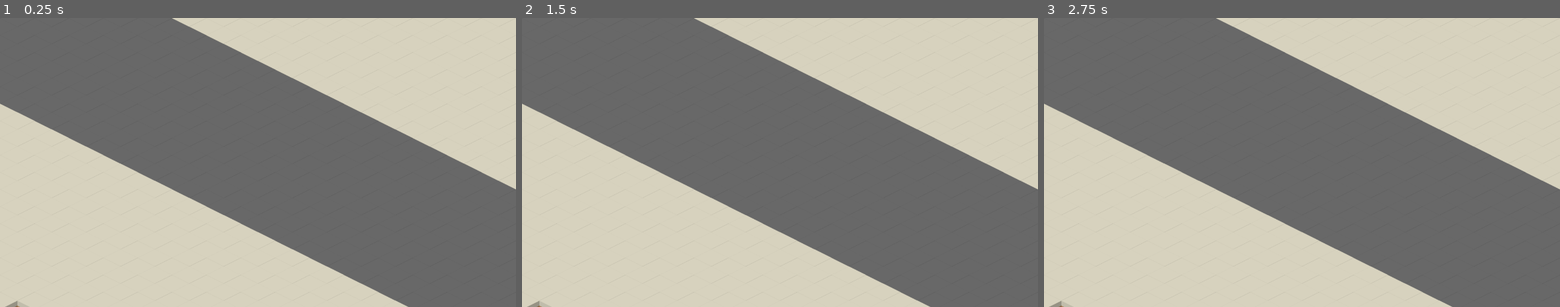
Above: before the commit, frames 1-3 (left to right).
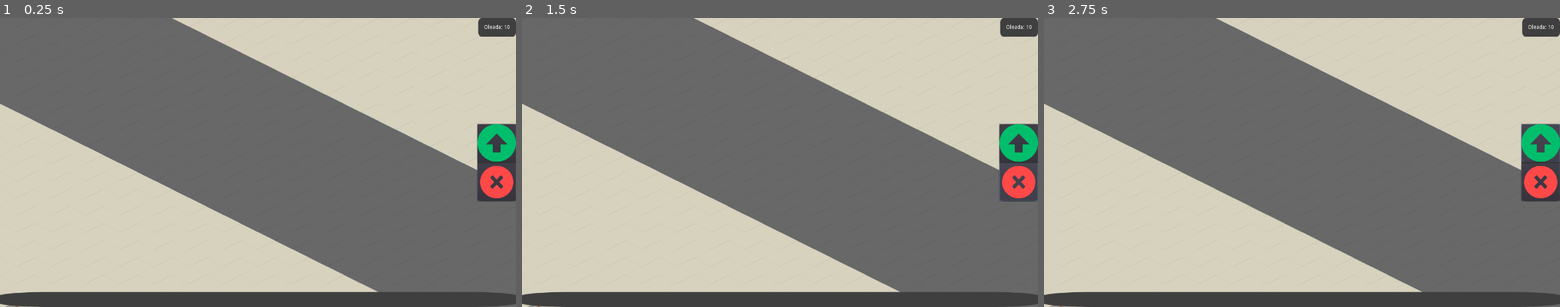
Above: after the commit, the same moments.

Repository: paola0298/CEvsEstudiantes
Game: Godot game, scene res://scenes/Map.tscn
Same seed, same stepped clock (60 frames per second), same inputs: the game is played once before the commit and once after it. This scene is started directly instead of the project's main scene.
Inputs (mouse positions are in pixels of both pictures, inside the frame that each line leads up to):
- Up to frame 1 (0.25 s): no input
- Up to frame 2 (1.5 s): click (1017, 142) at 0.52 s; click (1017, 182) at 1.27 s
- Up to frame 3 (2.75 s): click (1539, 142) at 2.02 s

The runs differ from the first frame. In frame 1, 7.7% of the frame differs, in the area x 0-100%, y 0-100%; in frame 2, 7.7%; in frame 3, 7.7%.

Commit message:
Main screen gui

Diff:
--- a/godot-project/scenes/GUI.tscn
+++ /dev/null
@@ -1,58 +0,0 @@
-[gd_scene format=2]
-
-[node name="GUI" type="Control"]
-anchor_right = 1.0
-anchor_bottom = 1.0
-
-[node name="DefensesContainer" type="MarginContainer" parent="."]
-anchor_top = 1.0
-anchor_right = 1.0
-anchor_bottom = 1.0
-margin_top = -40.0
-custom_constants/margin_right = 20
-custom_constants/margin_top = 20
-custom_constants/margin_left = 20
-custom_constants/margin_bottom = 20
-
-[node name="Background" type="NinePatchRect" parent="DefensesContainer"]
-margin_left = 20.0
-margin_top = 20.0
-margin_right = 1346.0
-margin_bottom = 20.0
-
-[node name="HBoxContainer" type="HBoxContainer" parent="DefensesContainer"]
-margin_left = 20.0
-margin_top = 20.0
-margin_right = 1346.0
-margin_bottom = 20.0
-
-[node name="ActionsContainer" type="VBoxContainer" parent="."]
-anchor_left = 1.0
-anchor_top = 0.5
-anchor_right = 1.0
-anchor_bottom = 0.5
-margin_left = -40.0
-margin_top = -20.0
-margin_bottom = 20.0
-
-[node name="WaveContainer" type="CenterContainer" parent="."]
-anchor_left = 1.0
-anchor_right = 1.0
-margin_left = -89.0
-margin_bottom = 20.0
-
-[node name="MarginContainer" type="MarginContainer" parent="WaveContainer"]
-margin_right = 89.0
-margin_bottom = 34.0
-custom_constants/margin_right = 10
-custom_constants/margin_top = 10
-custom_constants/margin_left = 10
-custom_constants/margin_bottom = 10
-
-[node name="WaveCounter" type="Label" parent="WaveContainer/MarginContainer"]
-margin_left = 10.0
-margin_top = 10.0
-margin_right = 79.0
-margin_bottom = 24.0
-text = "Oleada: 10"
-valign = 1
--- a/godot-project/scenes/Map.tscn
+++ b/godot-project/scenes/Map.tscn
@@ -1,6 +1,7 @@
-[gd_scene load_steps=2 format=2]
+[gd_scene load_steps=3 format=2]
 
 [ext_resource path="res://tilesets/tileset_01.tres" type="TileSet" id=1]
+[ext_resource path="res://scenes/game_gui/GUI.tscn" type="PackedScene" id=2]
 
 [node name="Map" type="Node2D"]
 
@@ -11,3 +12,8 @@
 cell_size = Vector2( 130, 65 )
 format = 1
 tile_data = PoolIntArray( -1048561, 1, 0, -1048560, 1, 0, -983027, 1, 0, -983026, 1, 0, -983025, 1, 0, -983024, 1, 0, - …(8393 unchanged characters)…
+
+[node name="GUI" parent="." instance=ExtResource( 2 )]
+anchor_right = 0.0
+anchor_bottom = 0.0
+rect_min_size = Vector2( 1366, 768 )
--- /dev/null
+++ b/godot-project/scenes/game_gui/GUI.tscn
@@ -0,0 +1,94 @@
+[gd_scene load_steps=4 format=2]
+
+[ext_resource path="res://img/background.png" type="Texture" id=1]
+[ext_resource path="res://img/upgrade.png" type="Texture" id=2]
+[ext_resource path="res://img/delete.png" type="Texture" id=3]
+
+[node name="GUI" type="Control"]
+anchor_right = 1.0
+anchor_bottom = 1.0
+
+[node name="DefensesContainer" type="MarginContainer" parent="."]
+editor/display_folded = true
+anchor_top = 1.0
+anchor_right = 1.0
+anchor_bottom = 1.0
+margin_top = -40.0
+
+[node name="Background" type="NinePatchRect" parent="DefensesContainer"]
+margin_right = 1366.0
+margin_bottom = 40.0
+rect_min_size = Vector2( 1000, 40 )
+texture = ExtResource( 1 )
+
+[node name="HBoxContainer" type="HBoxContainer" parent="DefensesContainer/Background"]
+margin_right = 1326.0
+margin_bottom = 40.0
+
+[node name="ActionsContainer" type="MarginContainer" parent="."]
+editor/display_folded = true
+anchor_left = 1.0
+anchor_top = 0.5
+anchor_right = 1.0
+anchor_bottom = 0.5
+margin_left = -102.0
+margin_top = -102.5
+margin_bottom = 102.5
+
+[node name="Background" type="NinePatchRect" parent="ActionsContainer"]
+editor/display_folded = true
+margin_right = 102.0
+margin_bottom = 205.0
+texture = ExtResource( 1 )
+
+[node name="VBoxContainer" type="VBoxContainer" parent="ActionsContainer/Background"]
+anchor_right = 1.0
+anchor_bottom = 1.0
+
+[node name="Button" type="Button" parent="ActionsContainer/Background/VBoxContainer"]
+margin_right = 102.0
+margin_bottom = 100.0
+rect_min_size = Vector2( 100, 100 )
+
+[node name="TextureRect" type="TextureRect" parent="ActionsContainer/Background/VBoxContainer/Button"]
+anchor_right = 1.0
+anchor_bottom = 1.0
+texture = ExtResource( 2 )
+expand = true
+
+[node name="Button2" type="Button" parent="ActionsContainer/Background/VBoxContainer"]
+margin_top = 104.0
+margin_right = 102.0
+margin_bottom = 204.0
+rect_min_size = Vector2( 100, 100 )
+
+[node name="TextureRect" type="TextureRect" parent="ActionsContainer/Background/VBoxContainer/Button2"]
+anchor_right = 1.0
+anchor_bottom = 1.0
+texture = ExtResource( 3 )
+expand = true
+
+[node name="InfoContainer" type="MarginContainer" parent="."]
+anchor_left = 1.0
+anchor_right = 1.0
+margin_left = -100.0
+margin_bottom = 50.0
+
+[node name="Background" type="NinePatchRect" parent="InfoContainer"]
+margin_right = 100.0
+margin_bottom = 50.0
+rect_min_size = Vector2( 100, 50 )
+texture = ExtResource( 1 )
+
+[node name="VBoxContainer" type="VBoxContainer" parent="InfoContainer/Background"]
+anchor_right = 1.0
+anchor_bottom = 1.0
+alignment = 1
+
+[node name="WaveCounter" type="Label" parent="InfoContainer/Background/VBoxContainer"]
+margin_top = 18.0
+margin_right = 100.0
+margin_bottom = 32.0
+text = "Oleada: 10"
+align = 1
+valign = 1
--- /dev/null
+++ b/godot-project/scenes/game_gui/control.tscn
@@ -0,0 +1,10 @@
+[gd_scene format=2]
+
+[node name="Button" type="Button"]
+margin_right = 100.0
+margin_bottom = 100.0
+rect_min_size = Vector2( 100, 100 )
+
+[node name="Img" type="TextureRect" parent="."]
+rect_min_size = Vector2( 100, 100 )
+expand = true
Binary file added: godot-project/img/archers01.png
Not shown, added: godot-project/img/archers01.png.import
Binary file added: godot-project/img/arpia.jpeg
Not shown, added: godot-project/img/arpia.jpeg.import
Binary file added: godot-project/img/background.png
Not shown, added: godot-project/img/background.png.import
Binary file added: godot-project/img/elf.png
Not shown, added: godot-project/img/elf.png.import
Binary file added: godot-project/img/mage.jpeg
Not shown, added: godot-project/img/mage.jpeg.import
Binary file added: godot-project/img/mercenary.png
Not shown, added: godot-project/img/mercenary.png.import
(and 5 more such lines)
